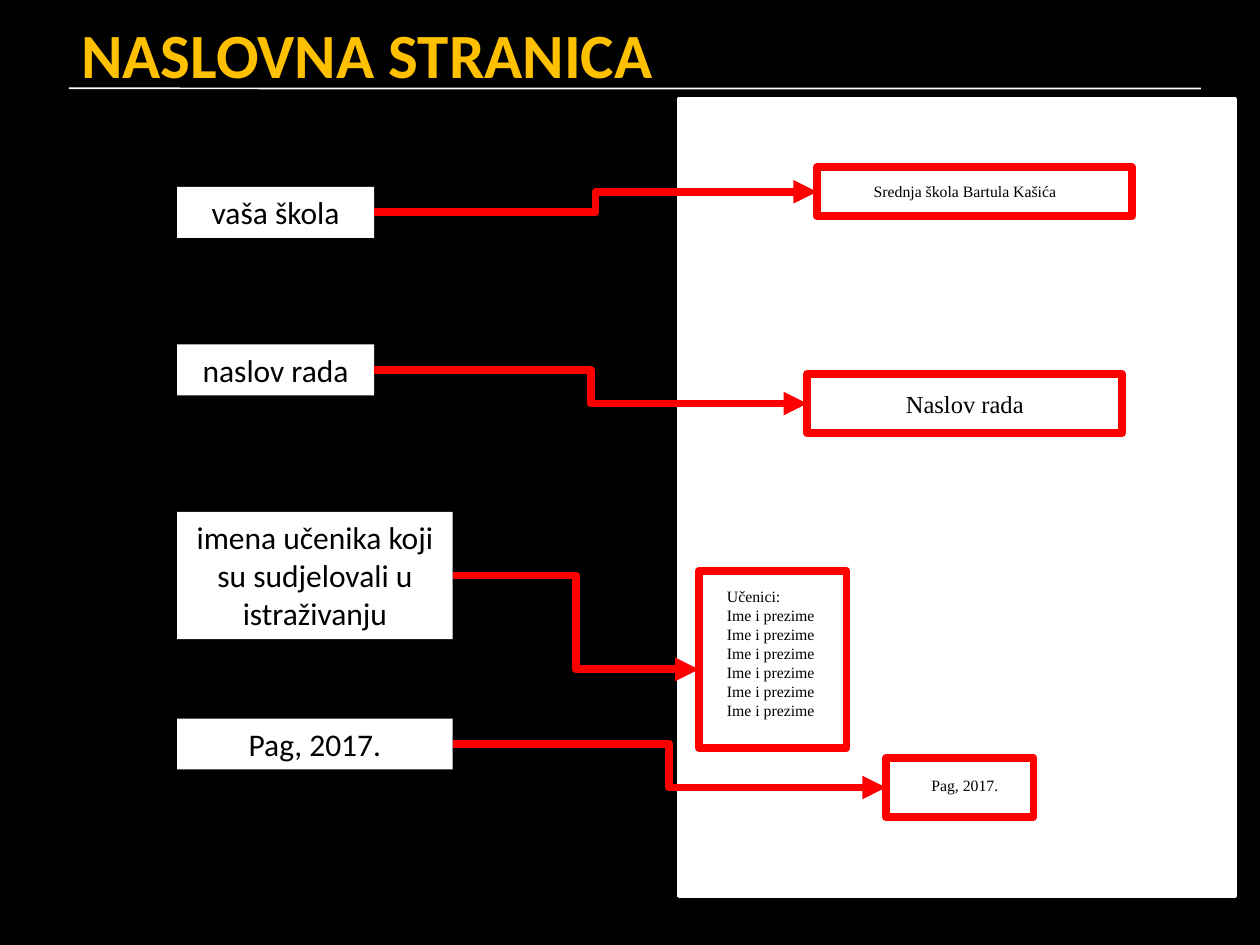
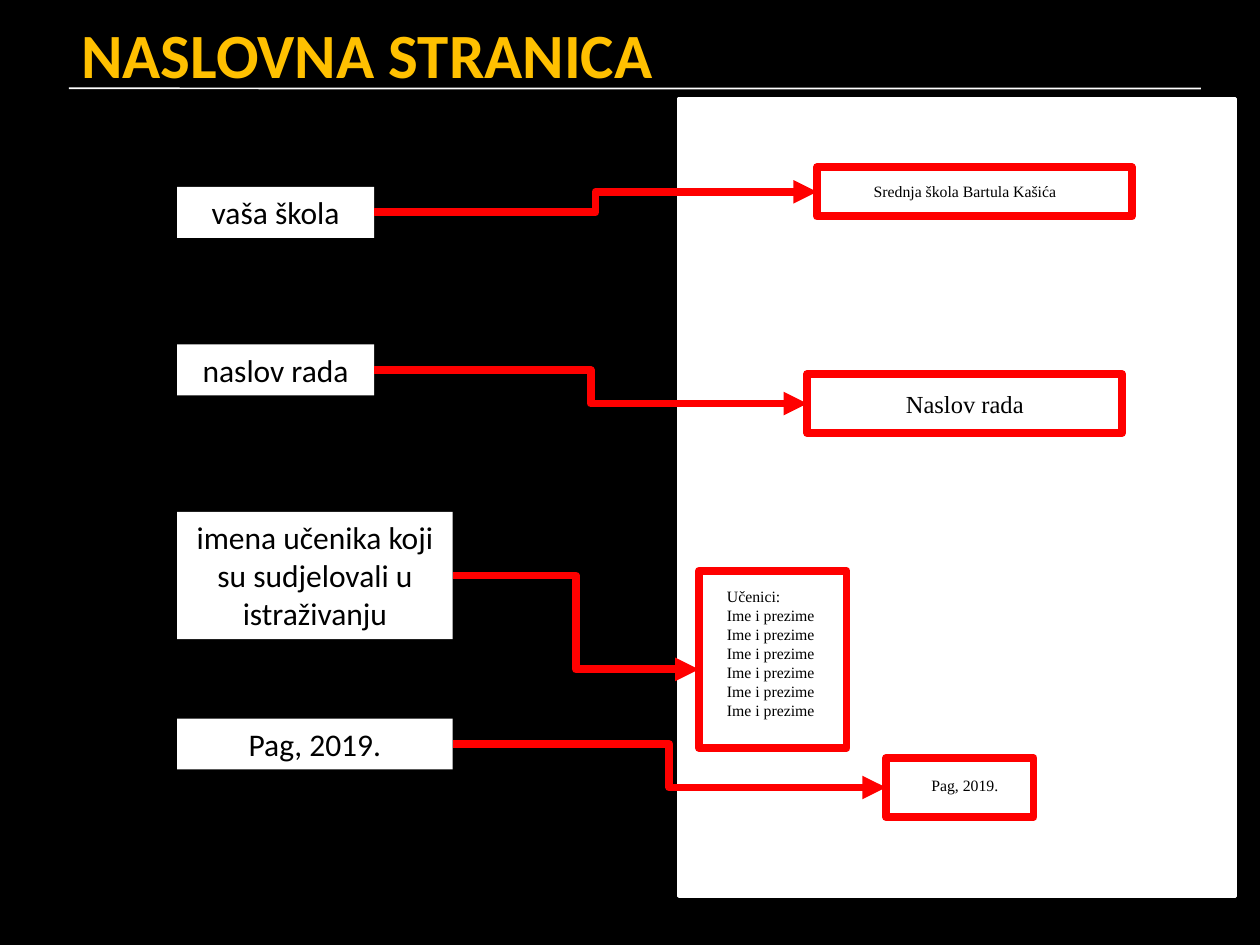
Before and after one commit to srednja-skola/sociologija, a slide deck: slide 7 of data/istrazivanje/002_1_upute_za_istrazivanje.pptx (slide 6 before the commit). Drawn at 1260x945 pixels with LibreOffice and Linux fonts; fonts in the diff are those of the drawing. Boxes give left, top, right and bottom in pixels: in the first picture for what was removed or moved away, otherwise in the second. Text is boxed around its words. In the diff, an @@ line names an element or a change of style, - is before the commit and + after.

```diff
--- a/data/istrazivanje/002_1_upute_za_istrazivanje.pptx
+++ b/data/istrazivanje/002_1_upute_za_istrazivanje.pptx
@@ text in rectangle at [249,735,381,762]: text changed @@
-Pag, 2017.
+Pag, 2019.
@@ text at [931,780,998,795]: text changed @@
-Pag, 2017.
+Pag, 2019.
```
Also in this commit, not shown: 3 other slides changed, 1 slide added, 1 other file.
